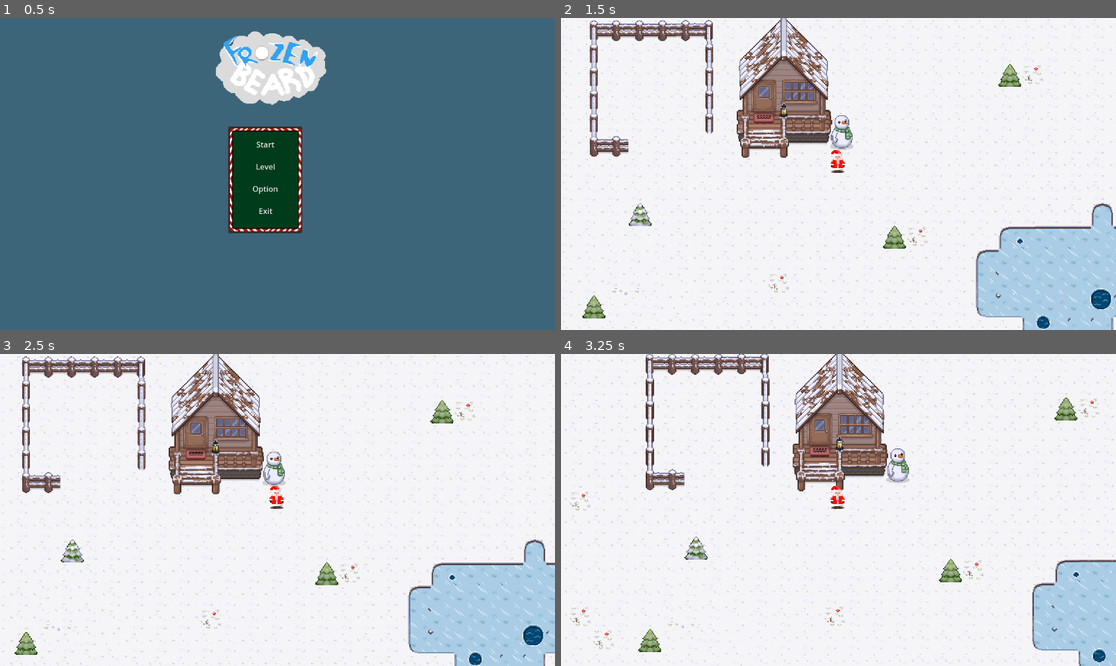
Above: before the commit, frames 1-4 (two rows, left to right).
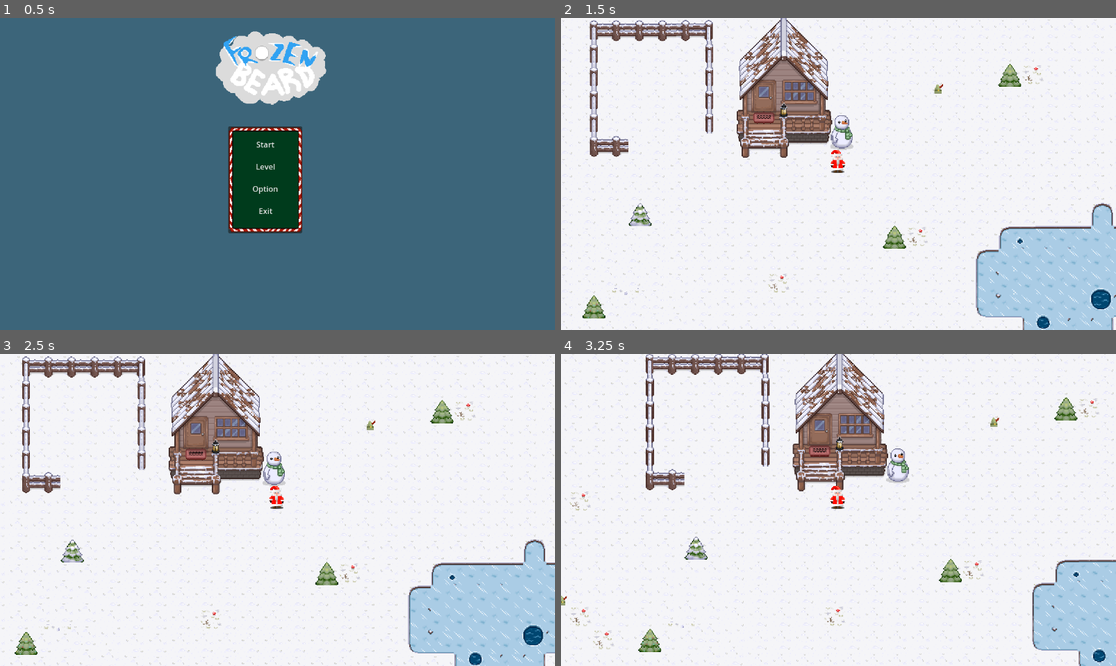
Above: after the commit, the same moments.

Repository: AllainDM/winter_jam
Game: Godot game, scene res://scene/Ui/MainWindow.tscn
Two runs of this game, one before a commit and one after it. Both use one fixed random seed, a clock stepped at 60 frames per second and the inputs below.
Inputs (mouse positions are in pixels of both pictures, inside the frame that each line leads up to):
- Up to frame 1 (0.5 s): no input
- Up to frame 2 (1.5 s): click "Start" at 0.5 s; move the mouse to (810, 236) at 1.27 s; hold Up (ui_up) from 1.28 s (still down); click (810, 236) at 1.42 s
- Up to frame 3 (2.5 s): keep holding Up (ui_up); move the mouse to (444, 556) at 2.02 s
- Up to frame 4 (3.25 s): move the mouse to (672, 463) at 2.77 s; release Up (ui_up) at 2.78 s; hold Left (ui_left) from 2.78 s (still down)

Frame 1 is identical in both runs. In frame 2, less than 0.1% of the frame differs, in the area x 67-69%, y 21-25%; in frame 3, less than 0.1%; in frame 4, less than 0.1%, in the area x 0-79%, y 20-81%.

Commit message:
Анимации бота. Прячется и сначала убегает от игрока.

Diff:
--- a/scene/sv_scenes_01/bots_sv_02.tscn
+++ b/scene/sv_scenes_01/bots_sv_02.tscn
@@ -1,7 +1,8 @@
-[gd_scene load_steps=13 format=3 uid="uid://068bfihwpl0t"]
+[gd_scene load_steps=15 format=3 uid="uid://068bfihwpl0t"]
 
 [ext_resource type="Script" uid="uid://nlnnjr3lo47m" path="res://script/Code_sv/bot_scene_sv01.gd" id="1_inyfd"]
 [ext_resource type="Texture2D" uid="uid://btycryiuinf8m" path="res://Artwork/ded_moroz_anim6.png" id="2_inyfd"]
+[ext_resource type="Texture2D" uid="uid://bfnc0nf2sdae5" path="res://Artwork/hat.png" id="3_7q64h"]
 
 [sub_resource type="AtlasTexture" id="AtlasTexture_7q64h"]
 atlas = ExtResource("2_inyfd")
@@ -18,6 +19,10 @@
 [sub_resource type="AtlasTexture" id="AtlasTexture_n4i3u"]
 atlas = ExtResource("2_inyfd")
 region = Rect2(192, 96, 32, 32)
+
+[sub_resource type="AtlasTexture" id="AtlasTexture_g6m4r"]
+atlas = ExtResource("3_7q64h")
+region = Rect2(0, 0, 32, 32)
 
 [sub_resource type="AtlasTexture" id="AtlasTexture_dgsm5"]
 atlas = ExtResource("2_inyfd")
@@ -50,8 +55,16 @@
 "duration": 1.0,
 "texture": SubResource("AtlasTexture_n4i3u")
 }],
+"loop": false,
+"name": &"freez",
+"speed": 5.0
+}, {
+"frames": [{
+"duration": 1.0,
+"texture": SubResource("AtlasTexture_g6m4r")
+}],
 "loop": true,
-"name": &"freez",
+"name": &"hide",
 "speed": 5.0
 }, {
 "frames": [{
@@ -86,7 +99,7 @@
 texture_filter = 1
 position = Vector2(0, -13)
 sprite_frames = SubResource("SpriteFrames_nq6sn")
-animation = &"idle"
+animation = &"hide"
 
 [node name="CollisionShape2D" type="CollisionShape2D" parent="."]
 position = Vector2(0, -8)
--- a/script/Code_sv/bot_scene_sv01.gd
+++ b/script/Code_sv/bot_scene_sv01.gd
@@ -12,9 +12,10 @@
 var health: int = startHealth
 
 var target_position: Vector2 = Vector2.ZERO
+# Переменная для отслеживания первого движения
+var is_first_movement = true
 
 
-#
 var wander_radius: float = 150.0  # Радиус блуждания
 var wander_timer: float = 0.0     # Таймер для смены цели
 # var wander_interval: float = 2.0  # Интервал смены цели (в секундах)
@@ -23,7 +24,7 @@
 # АКТИВАЦИЯ
 var player: Node2D = null
 var is_active: bool = false
-@export var activation_distance: float = 50.0  # Радиус активации
+@export var activation_distance: float = 100.0  # Радиус активации
 
 
 func _ready():
@@ -35,7 +36,8 @@
 	player = get_tree().get_first_node_in_group("player")
 
 	# Делаем бота невидимым и неактивным
-	anim.visible = false
+	# anim.visible = false
+	anim.play("hide")
 	collision_shape.disabled = true
 	set_physics_process(false)
 
@@ -50,18 +52,36 @@
 
 # Функция для расчета рандомной позиции
 func get_random_wander_target() -> Vector2:
-	# Генерируем случайную точку в круге радиусом wander_radius
-	var random_angle = randf_range(0, TAU)  # TAU = 2 * PI
-	var random_distance = randf_range(0, wander_radius)
+	# # Генерируем случайную точку в круге радиусом wander_radius
+	# var random_angle = randf_range(0, TAU)  # TAU = 2 * PI
+	# var random_distance = randf_range(0, wander_radius)
 
-	# Вычисляем смещение от стартовой позиции
-	var offset = Vector2(
-		cos(random_angle) * random_distance,
-		sin(random_angle) * random_distance
-	)
+	# # Вычисляем смещение от стартовой позиции
+	# var offset = Vector2(
+	# 	cos(random_angle) * random_distance,
+	# 	sin(random_angle) * random_distance
+	# )
 
-	# Возвращаем конечную позицию
-	return start_position + offset
+	# # Возвращаем конечную позицию
+	# return start_position + offset
+	var target1: Vector2
+
+	if is_first_movement and player:
+		# Первое движение - всегда от игрока
+		var direction_from_player = (position - player.position).normalized()
+		target1 = position + direction_from_player * wander_radius
+		is_first_movement = false
+	else:
+		# Последующие движения - рандомные
+		var random_angle = randf_range(0, TAU)
+		var random_distance = randf_range(0, wander_radius)
+		var offset = Vector2(
+			cos(random_angle) * random_distance,
+			sin(random_angle) * random_distance
+		)
+		target1 = start_position + offset
+
+	return target1
 
 
 func _input(event: InputEvent) -> void:
@@ -82,6 +102,7 @@
 		# Проверяем расстояние до игрока
 		if position.distance_to(player.position) < activation_distance:
 			# АКТИВИРУЕМСЯ
+			anim.play("idle")
 			is_active = true
 			anim.visible = true
 			collision_shape.disabled = false
@@ -148,15 +169,25 @@
 	set_physics_process(false)
 	print("Бот умер (заморожен)")
 
+	remove_from_group("enemy")
+	add_to_group("dead_body")
+
+	# Запускаем анимацию, но не ждем ее окончания
+	start_death_animation()
+
+	return true
+
+func start_death_animation():
+	anim.play("freez")
+	await anim.animation_finished
+	anim.play("icey")
+
 	# Отключаем коллайдер
 	# var collision_shape = $CollisionShape2D  # или другой нод с коллайдером
 	# if collision_shape:
 	# 	collision_shape.set_deferred("disabled", true)
 
-	remove_from_group("enemy")
-	add_to_group("dead_body")
 
-	return true
 	# # # Меняем спрайт
 	# if anim:
 	#     if anim.has_animation("dead"):
Binary file added: Artwork/hat.png
Not shown, added: Artwork/hat.png.import
